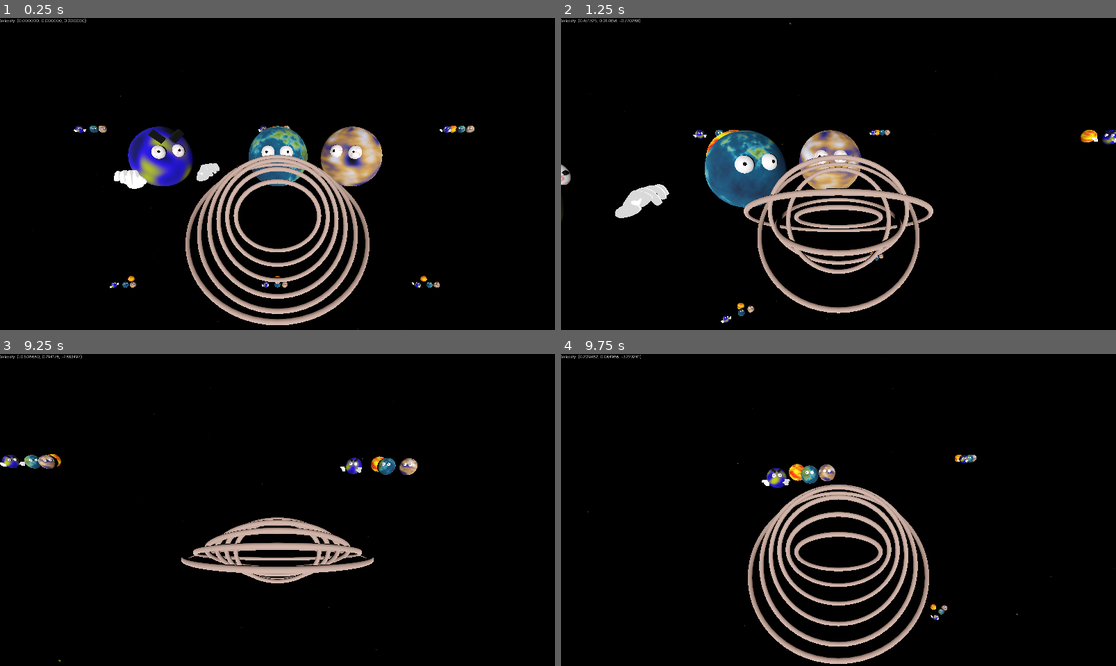
Above: before the commit, frames 1-4 (two rows, left to right).
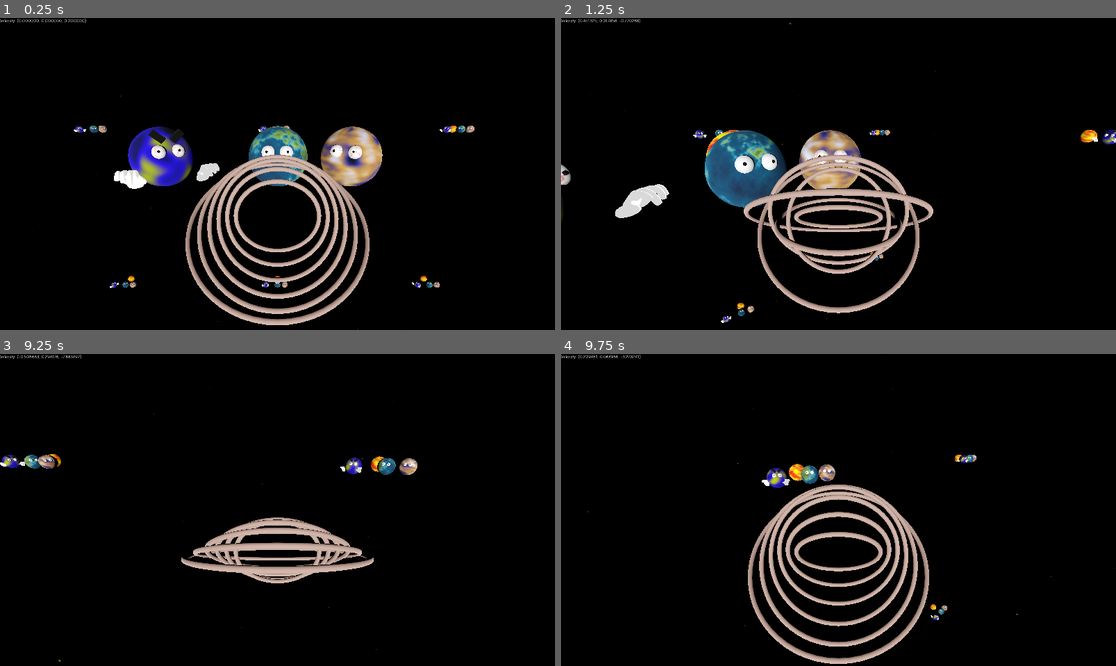
Above: after the commit, the same moments.

Repository: partkyle/godot-sparpg
Game: Godot game, scene res://game.tscn
Same seed, same stepped clock (60 frames per second), same inputs: the game is played once before the commit and once after it.
Inputs (mouse positions are in pixels of both pictures, inside the frame that each line leads up to):
- Up to frame 1 (0.25 s): no input
- Up to frame 2 (1.25 s): tap Enter at 0.5 s; move the mouse to (866, 174) at 0.52 s; hold E (accelerate) from 0.53 s (still down); hold Q (decelerate) from 0.53 s (still down)
- Up to frame 3 (9.25 s): move the mouse to (249, 510) at 1.27 s; release Q (decelerate) at 1.28 s; tap F (melee) at 1.35, 4.35, 7.35 s; move the mouse to (288, 503) at 2.02 s; press the mouse at (288, 503) at 2.03 s; move the mouse to (271, 516) at 2.77 s; release the mouse at (271, 516) at 2.78 s; tap 0 at 2.85, 5.85, 8.85 s; move the mouse to (316, 513) at 3.52 s; hold Q (decelerate) 3.53-4.28 s; move the mouse to (233, 506) at 4.27 s; move the mouse to (283, 510) at 5.02 s; press the mouse at (283, 510) at 5.03 s; move the mouse to (255, 503) at 5.77 s; release E (accelerate) at 5.78 s; release the mouse at (255, 503) at 5.78 s; hold D (move_right) 5.78-6.53 s; move the mouse to (305, 510) at 6.52 s; hold Q (decelerate) 6.53-7.28 s; hold E (accelerate) 6.53-8.78 s; move the mouse to (249, 510) at 7.27 s; move the mouse to (288, 503) at 8.02 s; press the mouse at (288, 503) at 8.03 s; move the mouse to (271, 516) at 8.77 s; release the mouse at (271, 516) at 8.78 s; hold A (move_left) from 8.78 s (still down)
- Up to frame 4 (9.75 s): move the mouse to (877, 513) at 9.52 s; release A (move_left) at 9.53 s; hold E (accelerate) from 9.53 s (still down); hold Q (decelerate) from 9.53 s (still down)

Frames 1-2 are identical in both runs. In frame 3, less than 0.1% of the frame differs, in the area x 6-63%, y 0-70%; in frame 4, less than 0.1%.

Commit message:
attempt to fix mouse issues with normalize

Diff:
--- a/entities/player/player.gd
+++ b/entities/player/player.gd
@@ -69,6 +69,8 @@
 	# If you want to rotate around the *object's local Y-axis*, change Vector3.UP to transform.basis.y
 	transform.basis = transform.basis.rotated(Vector3.UP, d_yaw)
 
+	transform.basis = transform.basis.orthonormalized()
+
 func handle_joystick_movement():
 	var axis_rot := Input.get_vector("look_left", "look_right", "look_up", "look_down") * stick_rotation_speed
 
